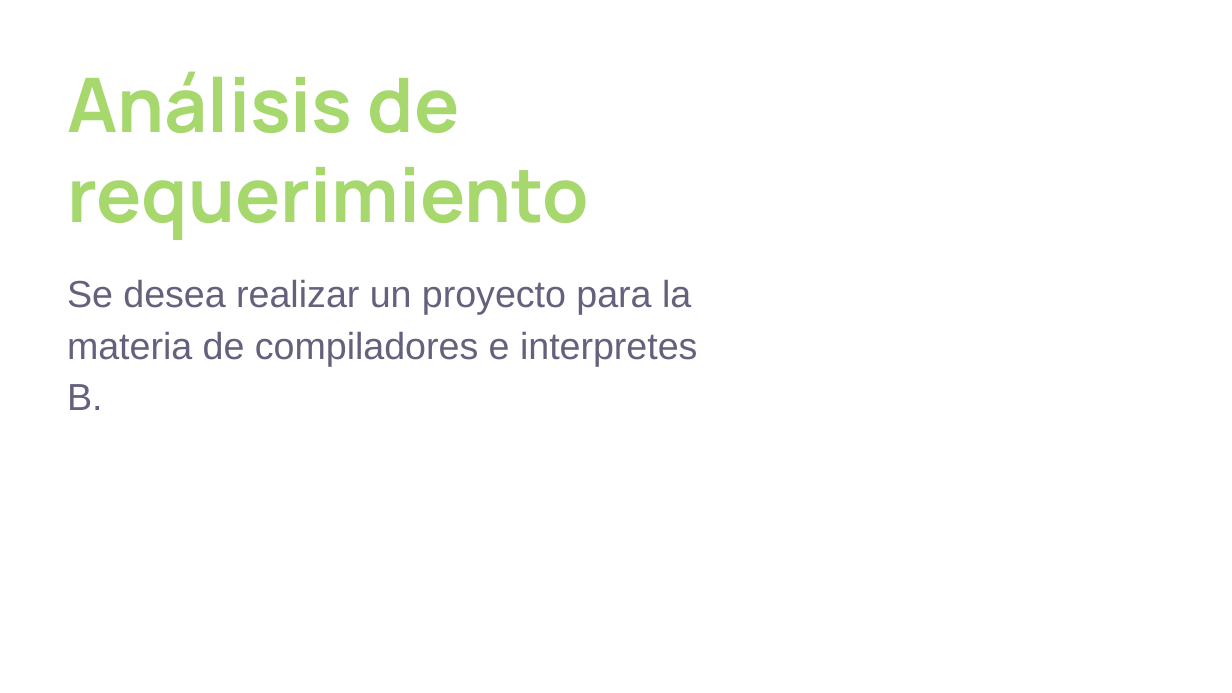
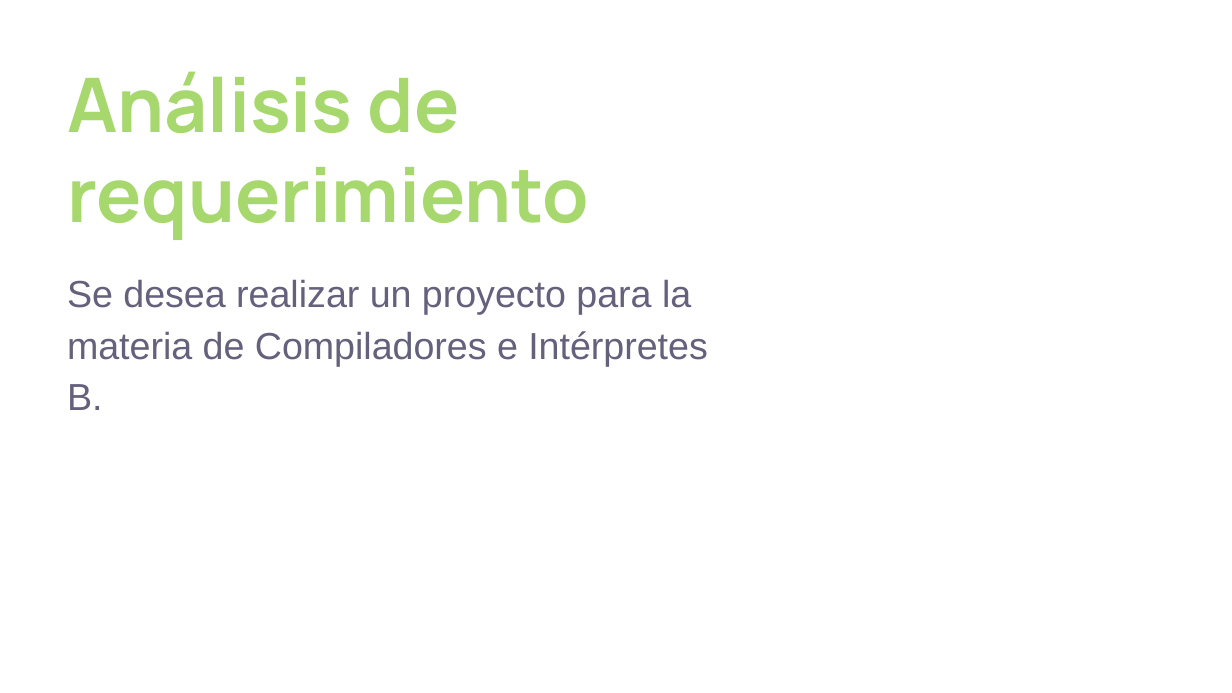
Before and after one commit to snaekier/CompiB, a slide deck: slide 4 of Presentación proyecto Compi B.pptx. Drawn at 1232x693 pixels with LibreOffice and Linux fonts; fonts in the diff are those of the drawing; background and template pictures are left out. Boxes give left, top, right and bottom in pixels: in the first picture for what was removed or moved away, otherwise in the second. Text is boxed around its words. In the diff, an @@ line names an element or a change of style, - is before the commit and + after.

```diff
--- a/Presentación proyecto Compi B.pptx
+++ b/Presentación proyecto Compi B.pptx
@@ subtitle at bbox=[67, 279, 708, 410]: text changed @@
-Se desea realizar un proyecto para la materia de compiladores e interpretes B.
+Se desea realizar un proyecto para la materia de Compiladores e Intérpretes B.
```
Also in this commit, not shown: 6 other slides changed, 1 slide removed.
